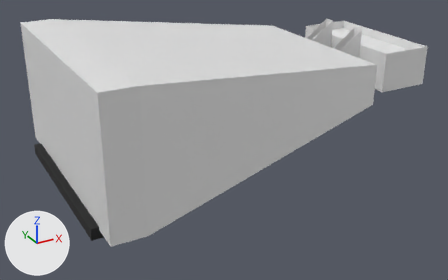
The glTF model public/levels/room5555-left.glb, before and after one commit.
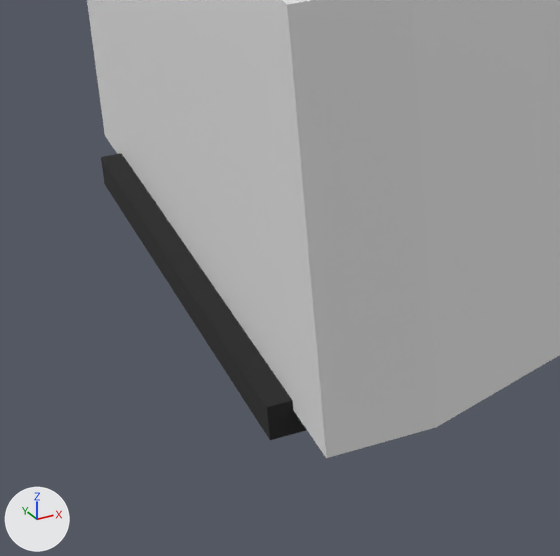
Old and new are each drawn whole from a 50 mm camera at (-118.0, -96.4, 45.6) aimed at (-56.8, 14.8, -10.0) and again close up on the part from 0% to 42% of the width and 33% to 100% of the height. Lighting does not change. The marker at lower left points along +X, +Y and +Z. The first two pictures are the older version. Where no turn or scale is listed for an object, it has been applied to the vertices.

The scene before the commit, as lines of its bpy script (objects in view):
```python
me_cube_006 = bpy.data.meshes.new('Cube.006')
me_cube_006.from_pydata(...)  # 16 vertices, 28 faces; spans x -6.0..0.2, y -16.4..16.4, z -1.0..1.8
me_cube_006.materials.append(mat_material_016)  # black #212121
me_mesh_005 = bpy.data.meshes.new('Mesh.005')
me_mesh_005.from_pydata(...)  # 356 vertices, 780 faces; spans x -100.1..-12.0, y -26.4..26.0, z -12.3..14.8
# faces by material slot: [668, 112]
me_mesh_005.materials.append(mat_material_003)  # white #e7e7e7
me_mesh_005.materials.append(mat_floor)  # white #e7e7e7
ob_room_001 = bpy.data.objects.new('Room.001', me_mesh_005)
ob_room_001.location = (7.9, 15.93, 0.0)
ob_stage = bpy.data.objects.new('Stage', me_cube_006)
ob_stage.parent = ob_room5555
ob_stage.location = (-68.97, 12.62, -10.09)
```
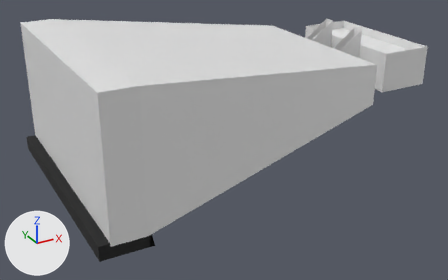
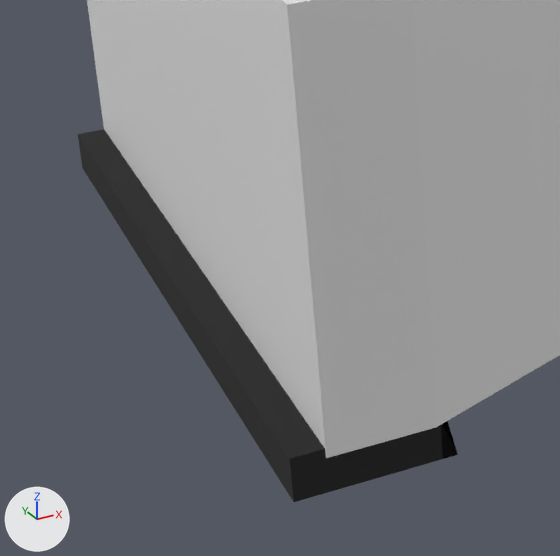
The change, as a list of edits to the scene's bpy script:
```text
Change ob_stage:
    ob_stage.location: (-68.97, 12.62, -10.09) -> (-67.7, 12.59, -10.41)
    ob_stage.scale: (1.0, 1.0, 1.0) -> (1.28, 1.28, 1.28)
```

What differs and where, as boxes [x1, y1, x2, y2] in the close-ups (560 x 556 px):
'Stage', moved, rescaled: before [101, 153, 307, 440]; after [78, 129, 458, 502]
